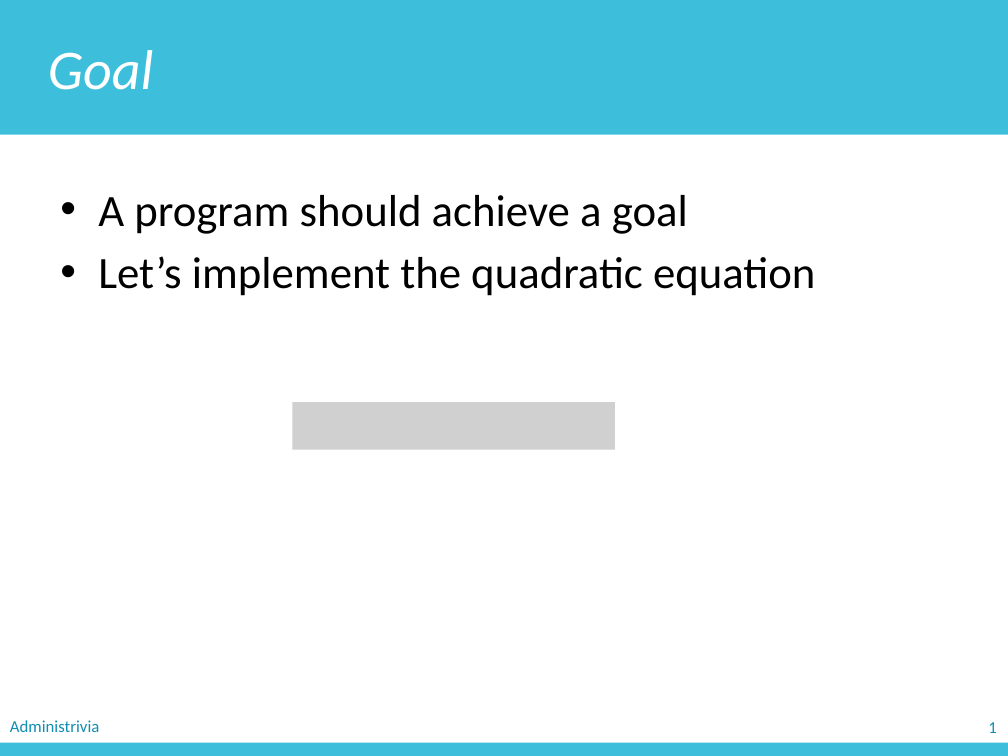
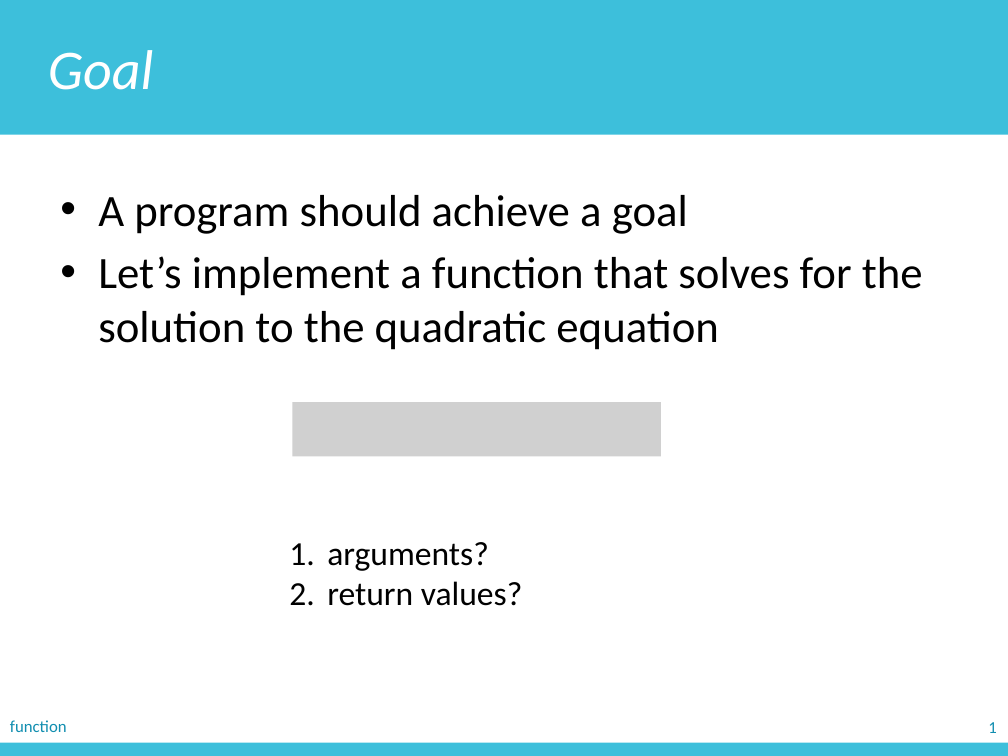
Before and after one commit to zichengliao/zuics101-fa17, a slide deck: slide 15 of lectures/lec05/lec05.pptx (slide 6 before the commit). Drawn at 1008x756 pixels with LibreOffice and Linux fonts; fonts in the diff are those of the drawing; grey boxes stand for pictures. Boxes give left, top, right and bottom in pixels: in the first picture for what was removed or moved away, otherwise in the second. Text is boxed around its words. In the diff, an @@ line names an element or a change of style, - is before the commit and + after.

```diff
--- a/lectures/lec05/lec05.pptx
+++ b/lectures/lec05/lec05.pptx
@@ text at (x1=98, y1=256, x2=923, y2=350): text changed @@
-• Let’s implement the quadratic equation
+• Let’s implement a function that solves for the solution to the quadratic equation
@@ picture resized from (x1=292, y1=402, x2=615, y2=450) to (x1=292, y1=402, x2=661, y2=457) @@
@@ text added at (x1=327, y1=542, x2=523, y2=606), 24 pt, text #000000 @@
+1. arguments?
+2. return values?
@@ text at (x1=10, y1=720, x2=67, y2=732): text changed @@
-Administrivia
+function
```
Also in this commit, not shown: 1 other slide changed, 13 slides added, 4 other files.
